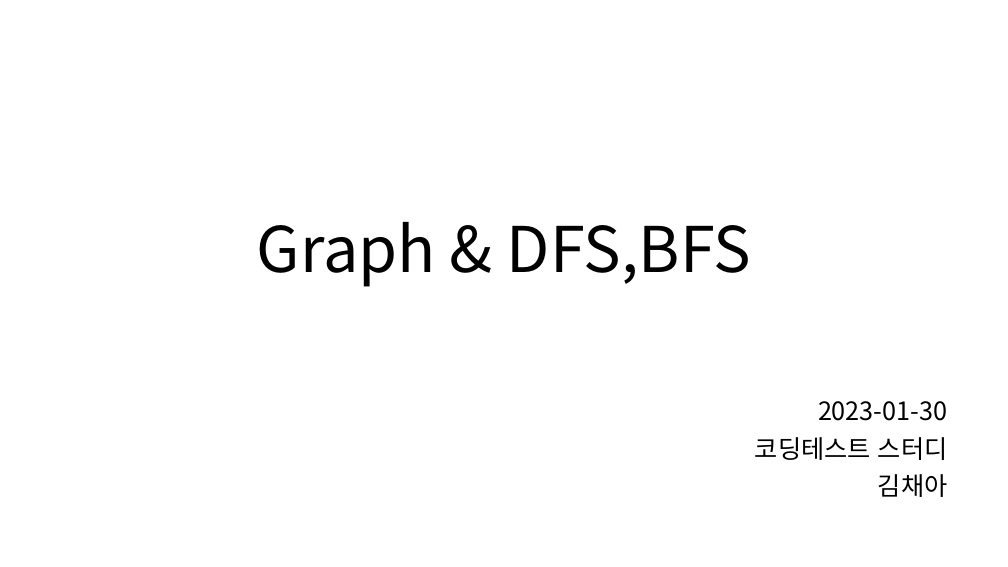
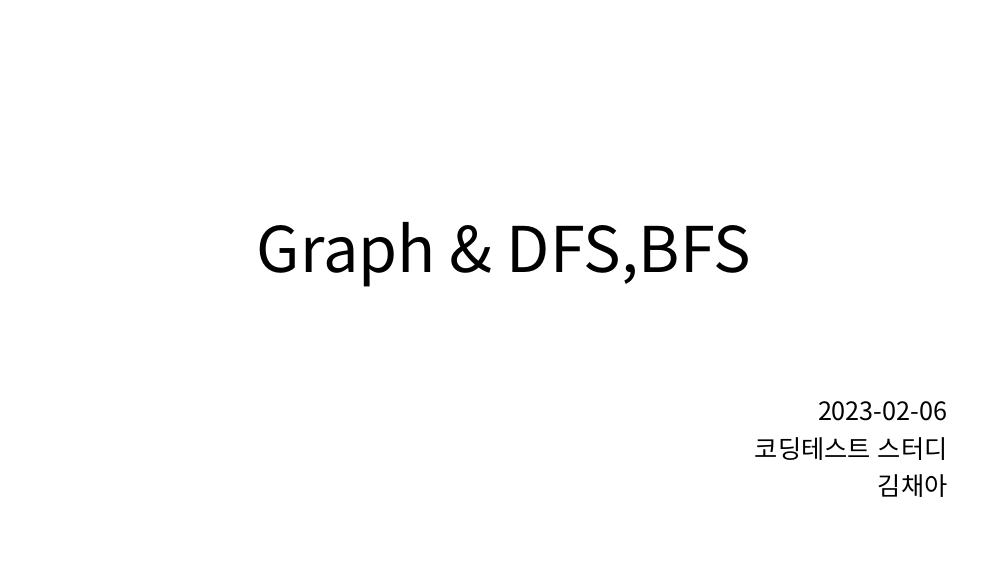
Before and after one commit to 2018007956/Coding-Test-Study, a slide deck: slide 1 of week5/graph&DFS,BFS.pptx. Drawn at 1008x567 pixels with LibreOffice and Linux fonts; fonts in the diff are those of the drawing. Boxes give left, top, right and bottom in pixels: in the first picture for what was removed or moved away, otherwise in the second. Text is boxed around its words. In the diff, an @@ line names an element or a change of style, - is before the commit and + after.

```diff
--- a/week5/graph&DFS,BFS.pptx
+++ b/week5/graph&DFS,BFS.pptx
@@ subtitle at (818, 401, 947, 421): text changed @@
-2023-01-30
+2023-02-06
```
Also in this commit, not shown: 3 other slides changed, 6 slides added, 5 other files.
